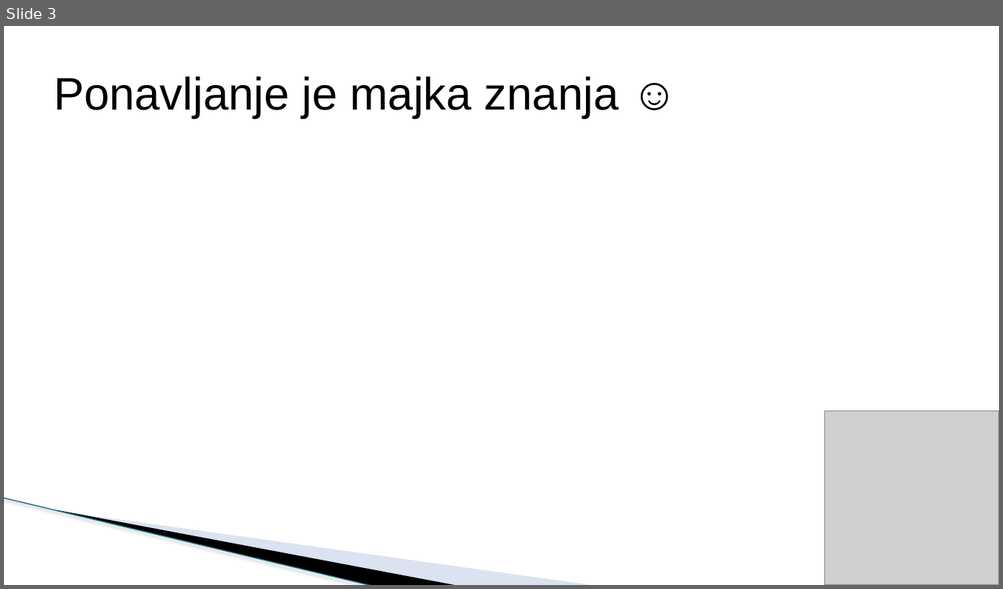
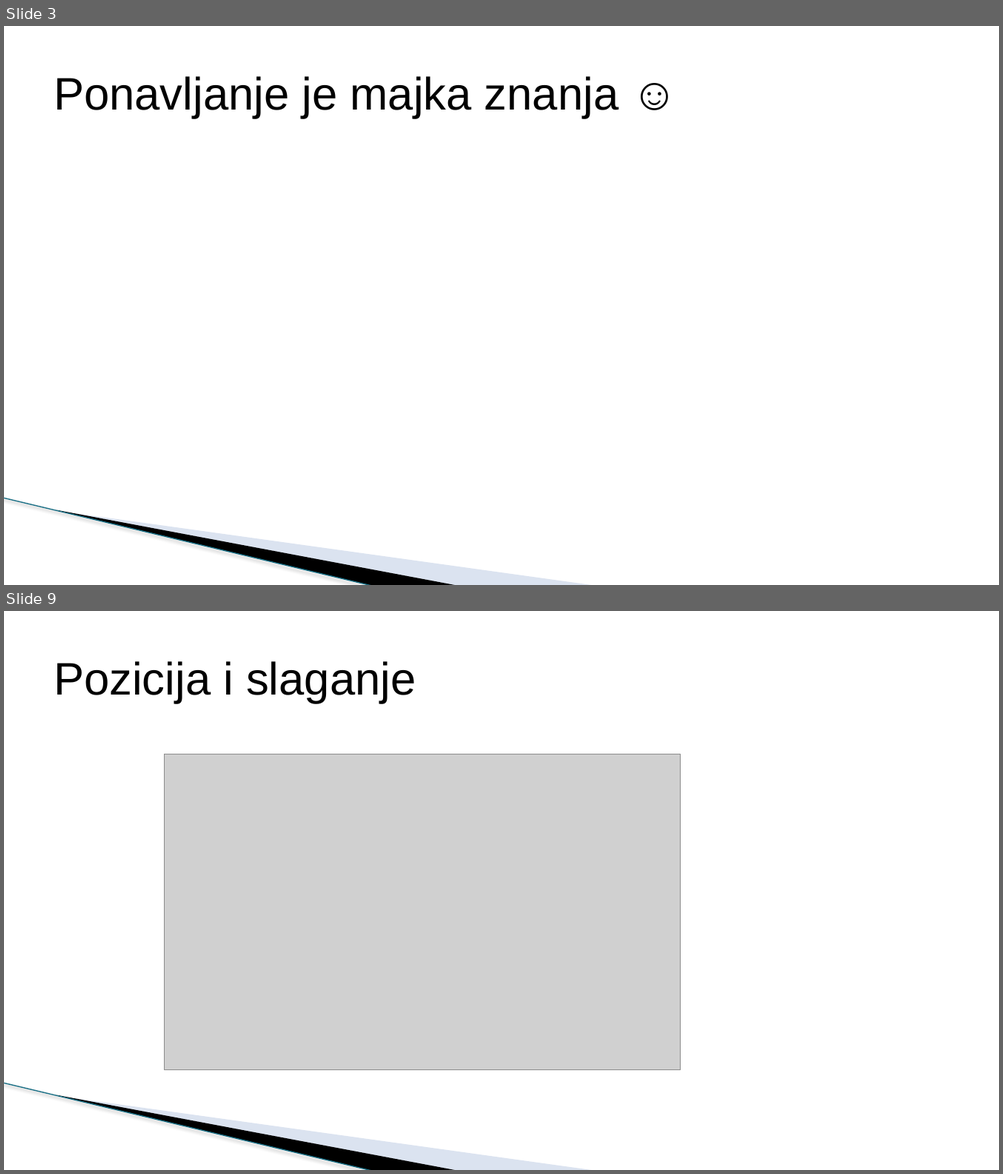
Before and after one commit to todalexcode/kurs-front-end, a slide deck: sesija-20/PPT/Front-End Developer-20.pptx. Shown one above the other, each under a label of ours: slide 3 before the commit, slides 3 and 9 after it; the slides between them are not shown. The pictures are 1003x589 and 1003x1174 pixels, drawn with LibreOffice and Linux fonts; fonts in the diff are those of the drawing; grey boxes stand for pictures; background and template pictures are left out. Boxes give left, top, right and bottom in pixels: in the first picture for what was removed or moved away, otherwise in the second. Text is boxed around its words. In the diff, an @@ line names an element or a change of style, - is before the commit and + after.

```diff
--- a/sesija-20/PPT/Front-End Developer-20.pptx
+++ b/sesija-20/PPT/Front-End Developer-20.pptx
@@ slide 9 added at (x1=4, y1=611, x2=999, y2=1170), background #FFFFFF; not listed: 3 template elements that a slide beside it also shows @@
@@ title added at (x1=54, y1=661, x2=415, y2=703), 44 pt, text #000000 @@
+Pozicija i slaganje
@@ picture added at (x1=165, y1=755, x2=680, y2=1070) @@
@@ slide 3 changed as well @@
@@ picture removed at (x1=824, y1=411, x2=999, y2=585) @@
```
Also in this commit, not shown: 2 other slides changed, 14 other slides added, 1 slide removed, 1 other file.
